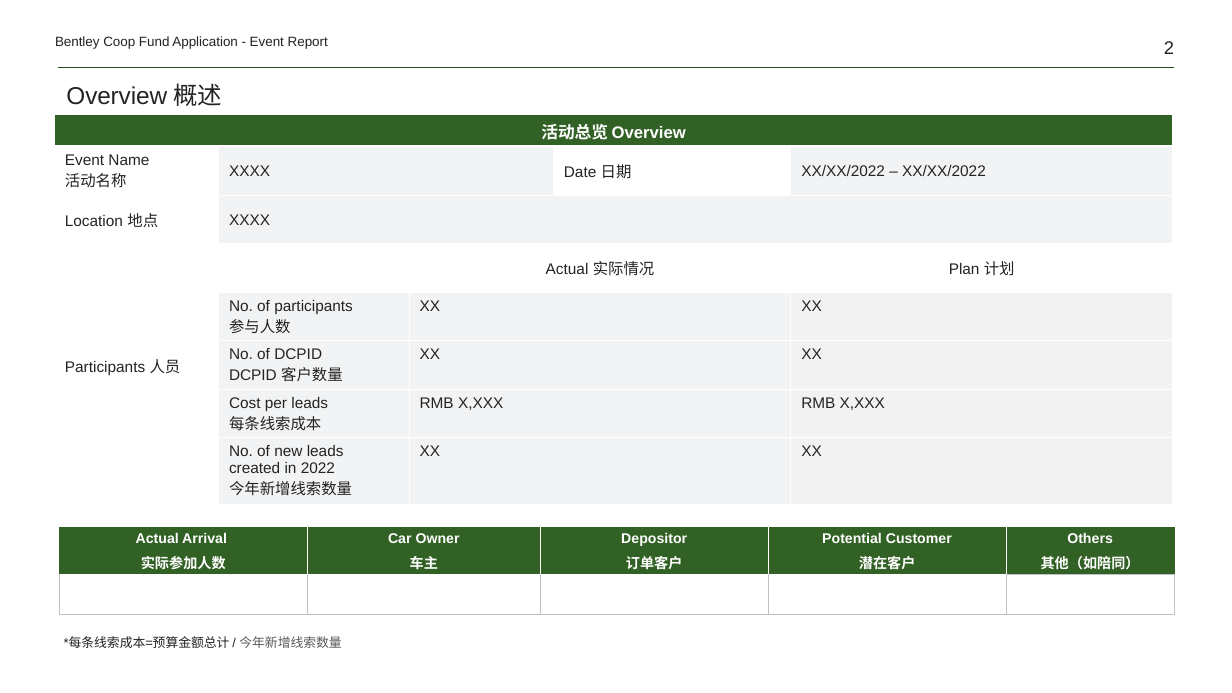
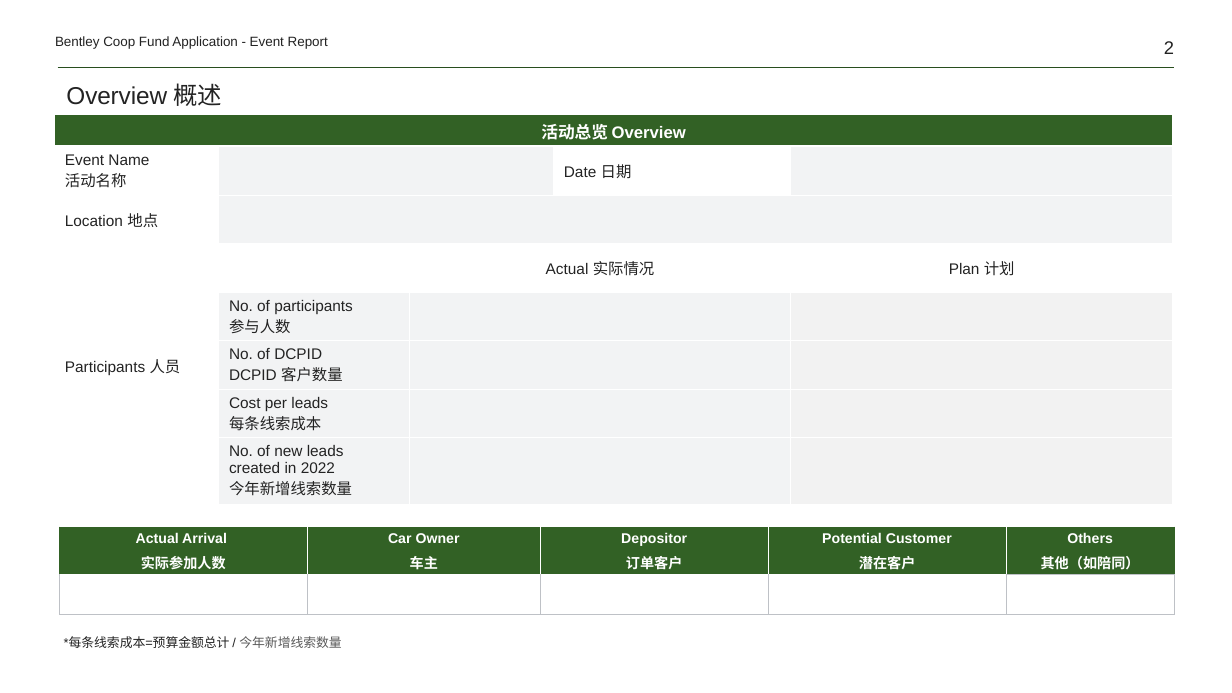
Before and after one commit to Yrtech-Tony/com.yrtech.Bentley.API.Upgrade, a slide deck: slide 2 of com.yrtech.bentleyAPI/com.yrtech.InventoryAPI/template/2022 Dealer Coop fund event report template-handover ceremony.pptx. Drawn at 1232x693 pixels with LibreOffice and Linux fonts; fonts in the diff are those of the drawing. Boxes give left, top, right and bottom in pixels: in the first picture for what was removed or moved away, otherwise in the second. Text is boxed around its words. In the diff, an @@ line names an element or a change of style, - is before the commit and + after.

```diff
--- a/com.yrtech.bentleyAPI/com.yrtech.InventoryAPI/template/2022 Dealer Coop fund event report template-handover ceremony.pptx
+++ b/com.yrtech.bentleyAPI/com.yrtech.InventoryAPI/template/2022 Dealer Coop fund event report template-handover ceremony.pptx
@@ table at bbox=[55, 115, 1173, 506] @@
-row 2, column 2: XXXX
+row 2, column 2: 
-row 2, column 5: XX/XX/2022 – XX/XX/2022
+row 2, column 5: 
-row 3, column 2: XXXX
+row 3, column 2: 
-row 5, column 3: XX
+row 5, column 3: 
-row 5, column 5: XX
+row 5, column 5: 
-row 6, column 3: XX
+row 6, column 3: 
-row 6, column 5: XX
+row 6, column 5: 
-row 7, column 3: RMB X,XXX
+row 7, column 3: 
-row 7, column 5: RMB X,XXX
+row 7, column 5: 
-row 8, column 3: XX
+row 8, column 3: 
-row 8, column 5: XX
+row 8, column 5: 
```
Also in this commit, not shown: 2 other slides changed, 12 other files.
